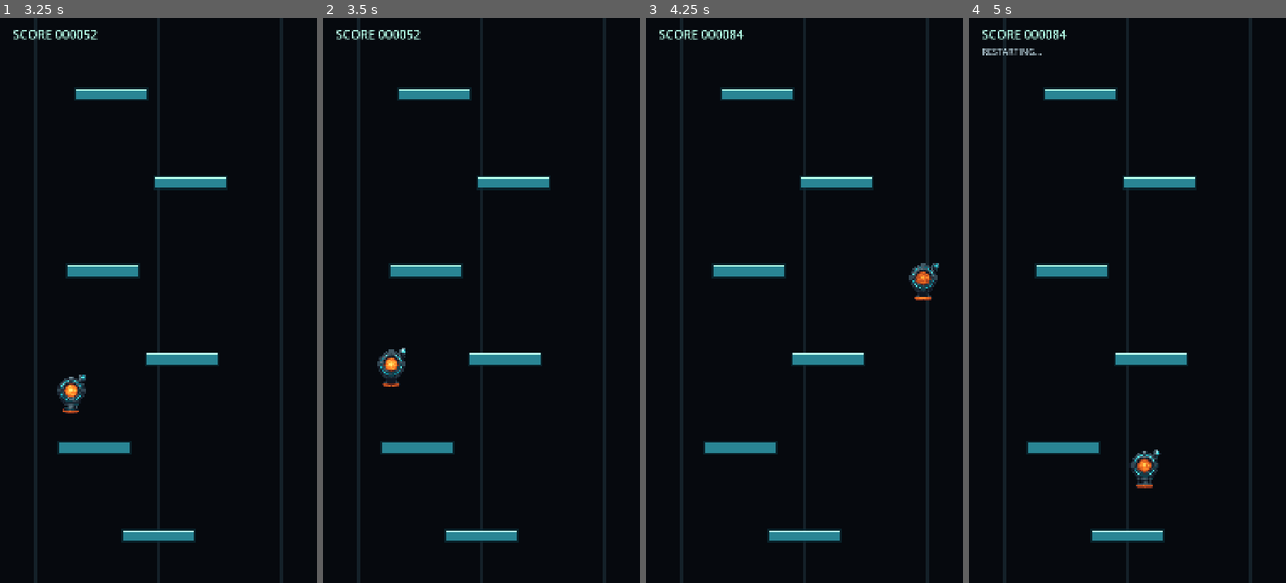
Above: before the commit, frames 1-4 (left to right).
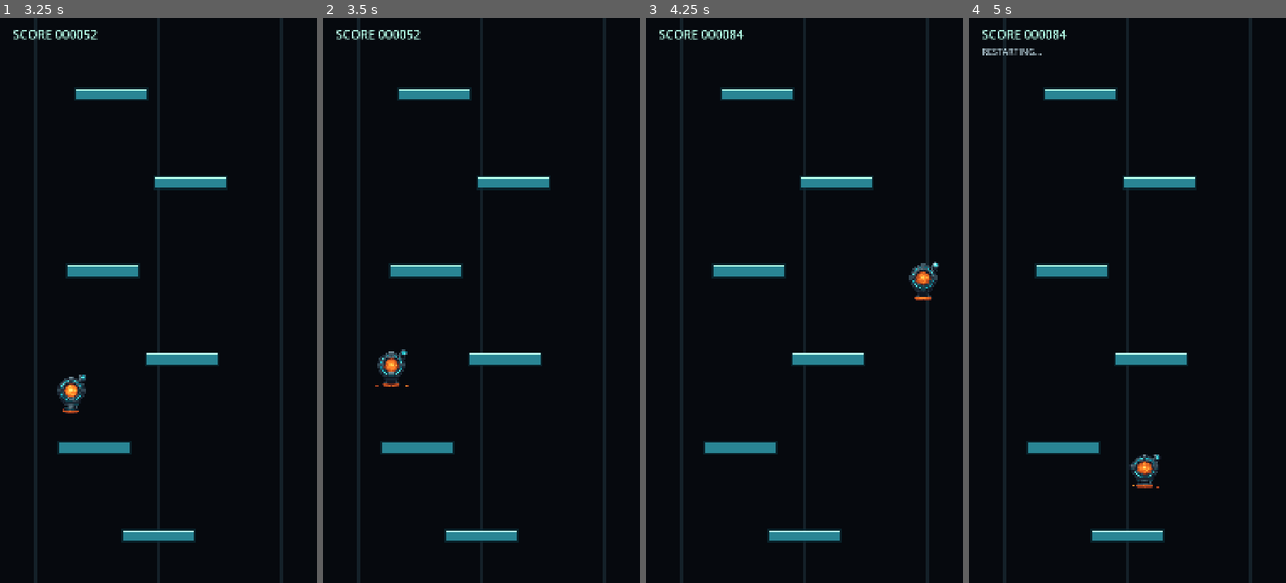
Above: after the commit, the same moments.

Repository: ScriptByFei/kernwerk-godot
Game: Godot game, scene res://scenes/game/game.tscn
Same seed, same stepped clock (60 frames per second), same inputs: the game is played once before the commit and once after it.
Inputs (mouse positions are in pixels of both pictures, inside the frame that each line leads up to):
- Up to frame 1 (3.25 s): tap Enter at 0.5 s; move the mouse to (228, 272) at 0.52 s; hold D (move_right) 0.53-1.25 s; click (228, 272) at 0.67 s; drag from (95, 328) to (142, 413) at 1.27 s; tap Space at 2 s; move the mouse to (190, 176) at 2.02 s; hold A (move_left) 2.03-2.75 s; drag from (142, 413) to (63, 215) at 2.77 s
- Up to frame 2 (3.5 s): no input
- Up to frame 3 (4.25 s): move the mouse to (899, 385) at 3.52 s; hold D (move_right) from 3.53 s (still down)
- Up to frame 4 (5 s): release D (move_right) at 4.25 s; drag from (1032, 215) to (1079, 159) at 4.27 s

Frame 1 is identical in both runs. In frame 2, 0.2% of the frame differs, in the area x 16-28%, y 58-66%; in frame 3, less than 0.1%; in frame 4, 0.3%, in the area x 51-61%, y 76-84%.

Commit message:
feat: integrate reactor jump and land animations

Diff:
--- /dev/null
+++ b/assets/jump/reactor_core/reactor_jump_frames.tres
@@ -0,0 +1,35 @@
+[gd_resource type="SpriteFrames" load_steps=7 format=3]
+
+[ext_resource type="Texture2D" path="res://assets/jump/reactor_core/jump_sheet.png" id="1_jump_sheet"]
+
+[sub_resource type="AtlasTexture" id="AtlasTexture_0"]
+atlas = ExtResource("1_jump_sheet")
+region = Rect2(0, 0, 96, 96)
+
+[sub_resource type="AtlasTexture" id="AtlasTexture_1"]
+atlas = ExtResource("1_jump_sheet")
+region = Rect2(96, 0, 96, 96)
+
+[sub_resource type="AtlasTexture" id="AtlasTexture_2"]
+atlas = ExtResource("1_jump_sheet")
+region = Rect2(192, 0, 96, 96)
+
+[sub_resource type="AtlasTexture" id="AtlasTexture_3"]
+atlas = ExtResource("1_jump_sheet")
+region = Rect2(288, 0, 96, 96)
+
+[sub_resource type="AtlasTexture" id="AtlasTexture_4"]
+atlas = ExtResource("1_jump_sheet")
+region = Rect2(384, 0, 96, 96)
+
+[sub_resource type="AtlasTexture" id="AtlasTexture_5"]
+atlas = ExtResource("1_jump_sheet")
+region = Rect2(480, 0, 96, 96)
+
+[resource]
+animations = [{
+"frames": [{"duration": 5.0, "texture": SubResource("AtlasTexture_0")}, {"duration": 5.0, "texture": SubResource("AtlasTexture_1")}, {"duration": 5.0, "texture": SubResource("AtlasTexture_2")}, {"duration": 5.0, "texture": SubResource("AtlasTexture_3")}, {"duration": 5.0, "texture": SubResource("AtlasTexture_4")}, {"duration": 5.0, "texture": SubResource("AtlasTexture_5")}],
+"loop": false,
+"name": &"jump",
+"speed": 100.0
+}]
--- /dev/null
+++ b/assets/jump/reactor_core/reactor_land_frames.tres
@@ -0,0 +1,35 @@
+[gd_resource type="SpriteFrames" load_steps=7 format=3]
+
+[ext_resource type="Texture2D" path="res://assets/jump/reactor_core/land_sheet.png" id="1_land_sheet"]
+
+[sub_resource type="AtlasTexture" id="AtlasTexture_0"]
+atlas = ExtResource("1_land_sheet")
+region = Rect2(0, 0, 96, 96)
+
+[sub_resource type="AtlasTexture" id="AtlasTexture_1"]
+atlas = ExtResource("1_land_sheet")
+region = Rect2(96, 0, 96, 96)
+
+[sub_resource type="AtlasTexture" id="AtlasTexture_2"]
+atlas = ExtResource("1_land_sheet")
+region = Rect2(192, 0, 96, 96)
+
+[sub_resource type="AtlasTexture" id="AtlasTexture_3"]
+atlas = ExtResource("1_land_sheet")
+region = Rect2(288, 0, 96, 96)
+
+[sub_resource type="AtlasTexture" id="AtlasTexture_4"]
+atlas = ExtResource("1_land_sheet")
+region = Rect2(384, 0, 96, 96)
+
+[sub_resource type="AtlasTexture" id="AtlasTexture_5"]
+atlas = ExtResource("1_land_sheet")
+region = Rect2(480, 0, 96, 96)
+
+[resource]
+animations = [{
+"frames": [{"duration": 5.0, "texture": SubResource("AtlasTexture_0")}, {"duration": 5.0, "texture": SubResource("AtlasTexture_1")}, {"duration": 5.0, "texture": SubResource("AtlasTexture_2")}, {"duration": 5.0, "texture": SubResource("AtlasTexture_3")}, {"duration": 5.0, "texture": SubResource("AtlasTexture_4")}, {"duration": 5.0, "texture": SubResource("AtlasTexture_5")}],
+"loop": false,
+"name": &"land",
+"speed": 100.0
+}]
--- a/scripts/jump/jumper.gd
+++ b/scripts/jump/jumper.gd
@@ -2,12 +2,17 @@
 extends CharacterBody2D
 
 const REACTOR_IDLE_FRAMES := preload("res://assets/jump/reactor_core/reactor_idle_frames.tres")
+const REACTOR_JUMP_FRAMES := preload("res://assets/jump/reactor_core/reactor_jump_frames.tres")
+const REACTOR_LAND_FRAMES := preload("res://assets/jump/reactor_core/reactor_land_frames.tres")
 
 signal bounced
 
 var horizontal_intent := 0.0
 var horizontal_target_x := 0.0
 var has_horizontal_target := false
+
+var _reactor_visual: AnimatedSprite2D
+var _bounce_sequence: Array[StringName] = []
 
 func _ready() -> void:
 	collision_layer = 1
@@ -20,17 +25,44 @@
 	_create_reactor_visual()
 
 func _create_reactor_visual() -> void:
-	var reactor_visual := AnimatedSprite2D.new()
-	reactor_visual.name = "ReactorVisual"
-	reactor_visual.sprite_frames = REACTOR_IDLE_FRAMES
-	reactor_visual.animation = &"idle"
-	reactor_visual.autoplay = &"idle"
-	reactor_visual.centered = false
-	reactor_visual.position = Vector2(-72.0, -109.0)
-	reactor_visual.scale = Vector2(1.5, 1.5)
-	reactor_visual.texture_filter = CanvasItem.TEXTURE_FILTER_NEAREST
-	add_child(reactor_visual)
-	reactor_visual.play()
+	_reactor_visual = AnimatedSprite2D.new()
+	_reactor_visual.name = "ReactorVisual"
+	_reactor_visual.sprite_frames = REACTOR_IDLE_FRAMES
+	_reactor_visual.animation = &"idle"
+	_reactor_visual.autoplay = &"idle"
+	_reactor_visual.centered = false
+	_reactor_visual.position = Vector2(-72.0, -109.0)
+	_reactor_visual.scale = Vector2(1.5, 1.5)
+	_reactor_visual.texture_filter = CanvasItem.TEXTURE_FILTER_NEAREST
+	add_child(_reactor_visual)
+	_reactor_visual.play()
+
+func _process(_delta: float) -> void:
+	if _reactor_visual.is_playing():
+		return
+	_play_next_bounce_animation()
+
+func _play_next_bounce_animation() -> void:
+	if _reactor_visual == null:
+		return
+	if _bounce_sequence.is_empty():
+		_reactor_visual.sprite_frames = REACTOR_IDLE_FRAMES
+		_reactor_visual.animation = &"idle"
+		_reactor_visual.play()
+		return
+	var anim: StringName = _bounce_sequence.pop_front()
+	_reactor_visual.sprite_frames = _frames_for(anim)
+	_reactor_visual.animation = anim
+	_reactor_visual.play()
+
+func _frames_for(anim: StringName) -> SpriteFrames:
+	match anim:
+		&"jump":
+			return REACTOR_JUMP_FRAMES
+		&"land":
+			return REACTOR_LAND_FRAMES
+		_:
+			return REACTOR_IDLE_FRAMES
 
 func _physics_process(delta: float) -> void:
 	apply_gravity(delta)
@@ -76,4 +108,6 @@
 func _apply_bounce(is_overload: bool) -> void:
 	var bounce_speed := JumpConfig.OVERLOAD_BOUNCE_SPEED if is_overload else JumpConfig.BASE_BOUNCE_SPEED
 	velocity.y = -minf(bounce_speed, JumpConfig.MAX_BOUNCE_SPEED)
+	_bounce_sequence = [&"land", &"jump"]
+	_play_next_bounce_animation()
 	bounced.emit()
--- /dev/null
+++ b/tests/reactor_bounce_anim_test.gd
@@ -0,0 +1,79 @@
+extends SceneTree
+
+const JumpConfig = preload("res://scripts/jump/jump_config.gd")
+const Jumper = preload("res://scripts/jump/jumper.gd")
+const JUMP_FRAMES = preload("res://assets/jump/reactor_core/reactor_jump_frames.tres")
+const LAND_FRAMES = preload("res://assets/jump/reactor_core/reactor_land_frames.tres")
+
+const FRAME_SIZE := Vector2(96.0, 96.0)
+
+var failures := 0
+
+func _init() -> void:
+	_check_jump_frames()
+	_check_land_frames()
+	await _check_bounce_sequence()
+	_finish()
+
+func _check_jump_frames() -> void:
+	_check(JUMP_FRAMES.has_animation(&"jump"), "jump animation exists")
+	if not JUMP_FRAMES.has_animation(&"jump"):
+		return
+	_check(JUMP_FRAMES.get_frame_count(&"jump") == 6, "jump animation has 6 frames")
+	_check(not JUMP_FRAMES.get_animation_loop(&"jump"), "jump animation does not loop")
+	for frame_index in 6:
+		var texture := JUMP_FRAMES.get_frame_texture(&"jump", frame_index)
+		_check(texture != null and not texture.get_size().is_zero_approx(), "jump frame %d texture is non-null and non-empty" % frame_index)
+		if texture is AtlasTexture:
+			_check(texture.region == Rect2(Vector2(frame_index * 96.0, 0.0), FRAME_SIZE), "jump frame %d has the exact 96x96 sheet region" % frame_index)
+
+func _check_land_frames() -> void:
+	_check(LAND_FRAMES.has_animation(&"land"), "land animation exists")
+	if not LAND_FRAMES.has_animation(&"land"):
+		return
+	_check(LAND_FRAMES.get_frame_count(&"land") == 6, "land animation has 6 frames")
+	_check(not LAND_FRAMES.get_animation_loop(&"land"), "land animation does not loop")
+	for frame_index in 6:
+		var texture := LAND_FRAMES.get_frame_texture(&"land", frame_index)
+		_check(texture != null and not texture.get_size().is_zero_approx(), "land frame %d texture is non-null and non-empty" % frame_index)
+		if texture is AtlasTexture:
+			_check(texture.region == Rect2(Vector2(frame_index * 96.0, 0.0), FRAME_SIZE), "land frame %d has the exact 96x96 sheet region" % frame_index)
+
+func _check_bounce_sequence() -> void:
+	var jumper := Jumper.new()
+	get_root().add_child(jumper)
+	await process_frame
+	var reactor_visual := jumper.get_node_or_null("ReactorVisual") as AnimatedSprite2D
+	if reactor_visual == null:
+		_check(false, "Jumper has a ReactorVisual AnimatedSprite2D child")
+		jumper.queue_free()
+		await process_frame
+		return
+	_check(reactor_visual.animation == &"idle", "starts on idle animation")
+	# Trigger a bounce by simulating a descending landing.
+	jumper.velocity = Vector2(0.0, JumpConfig.BASE_BOUNCE_SPEED)
+	jumper.bounce_from(null, false)
+	_check(reactor_visual.animation == &"land", "bounce immediately plays land animation")
+	await _wait_for_animation(reactor_visual, &"jump")
+	_check(reactor_visual.animation == &"jump", "land is followed by jump animation")
+	await _wait_for_animation(reactor_visual, &"idle")
+	_check(reactor_visual.animation == &"idle", "jump returns to idle animation")
+	jumper.queue_free()
+	await process_frame
+
+func _wait_for_animation(reactor_visual: AnimatedSprite2D, expected: StringName) -> void:
+	var guard := 0
+	while reactor_visual.animation != expected and guard < 200:
+		await process_frame
+		guard += 1
+
+func _finish() -> void:
+	print("REACTOR BOUNCE ANIM: ALLE OK" if failures == 0 else "REACTOR BOUNCE ANIM: %d FEHLER" % failures)
+	quit(1 if failures > 0 else 0)
+
+func _check(condition: bool, description: String) -> void:
+	if condition:
+		print("  ✓ " + description)
+		return
+	failures += 1
+	print("  ✗ " + description)
Binary file added: assets/jump/reactor_core/jump_sheet.png
Not shown, added: assets/jump/reactor_core/jump_sheet.png.import
Binary file added: assets/jump/reactor_core/land_sheet.png
Not shown, added: assets/jump/reactor_core/land_sheet.png.import
Binary file added: docs/assets/screenshots/reactor_jump_contact_preview.png
Not shown, added: docs/assets/screenshots/reactor_jump_contact_preview.png.import
Binary file added: docs/assets/screenshots/reactor_land_contact_preview.png
Not shown, added: docs/assets/screenshots/reactor_land_contact_preview.png.import
Not shown, added: tests/reactor_bounce_anim_test.gd.uid
